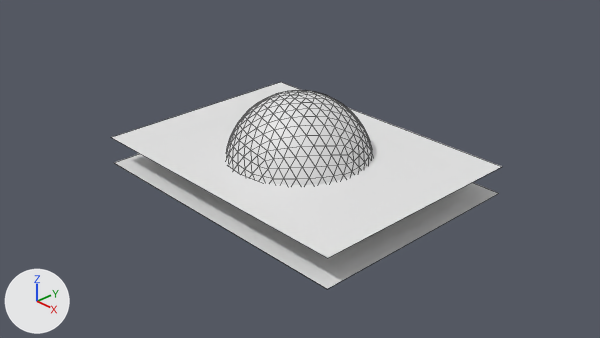
Before and after pictures for a commit that changed the Blender file pedestal.blend.
Camera for both pictures: the file's camera 'Camera'. The axes (+X, +Y, +Z) are drawn at lower left. The lights are the same throughout. The first picture is the older version. Mesh edges are drawn as thin lines.

The older version as bpy lines, for what is in view:
```python
me_icosphere_002 = bpy.data.meshes.new('Icosphere.002')
me_icosphere_002.from_pydata(...)  # an icosphere of 1280 faces spanning x -1.0..1.0, y -1.0..1.0, z -1.0..1.0
me_plane_006 = bpy.data.meshes.new('Plane.006')
me_plane_006.from_pydata([(-1.0, -1.0, 0.0), (1.0, -1.0, 0.0), (-1.0, 1.0, 0.0), (1.0, 1.0, 0.0)], [], [(0, 1, 3, 2)])
me_plane_007 = bpy.data.meshes.new('Plane.007')
me_plane_007.from_pydata([(1.0, -0.5, 0.0), (-1.0, 0.54, 0.0), (1.0, 0.54, 0.0), (0.0, -0.5, 0.0), (1.0, 0.51, 0.0), (0.0, 0.51, 0.0)], [(2, 1)], [(3, 0, 4, 5)])
ob_icosphere = bpy.data.objects.new('Icosphere', me_icosphere_002)
ob_icosphere.location = (0.0, 0.0, 0.0)
ob_plane = bpy.data.objects.new('Plane', me_plane_006)
ob_plane.location = (0.0, 0.0, 0.196)
ob_plane.scale = (2.13, 1.59, 1.0)
_m = ob_plane.modifiers.new('Mirror', 'MIRROR')
_m.use_axis = (False, False, True)
_m.mirror_object = ob_icosphere
ob_plane_001 = bpy.data.objects.new('Plane.001', me_plane_007)
ob_plane_001.location = (-0.002, -1.004, 0.0)
ob_plane_001.rotation_euler = (1.571, 0.0, 0.0)  # degrees (90, 0, 0)
ob_plane_001.scale = (0.386, 0.386, 0.386)
_m = ob_plane_001.modifiers.new('Mirror', 'MIRROR')
_m.mirror_object = ob_icosphere
_m = ob_plane_001.modifiers.new('Shrinkwrap', 'SHRINKWRAP')
_m.wrap_mode = 'ABOVE_SURFACE'
_m.target = ob_icosphere
_m.offset = 0.04
```
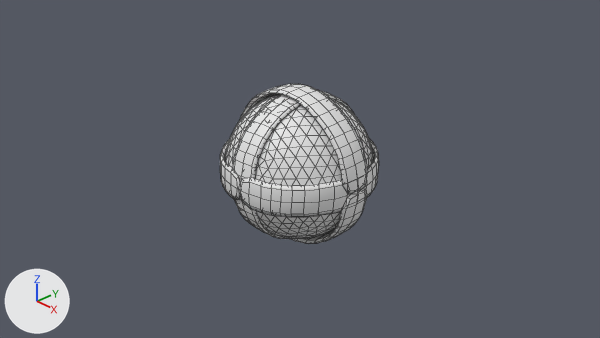
What the commit changed:
me_icosphere_002 has 642 vertices, 1280 faces and spans x -1.0..1.0, y -1.0..1.0, z -1.0..1.0.
me_icosphere_002 is used by ob_icosphere; location (0.0, 0.0, 0.0).
me_icosphere_002 part 1: all faces are now shaded smooth (1280 of 1280 changed).
me_plane_007 is used by ob_plane_001; location (-0.002, -1.004, 0.0); rotation (1.571, 0.0, 0.0), in degrees (90, 0, 0); scale (0.386, 0.386, 0.386).
me_plane_007 had 6 vertices, 1 face, 1 loose edge and spanned x -1.0..1.0, y -0.5..0.54, z 0.0.
me_plane_007 now has 1116 vertices, 1104 faces and spans x -2.73..2.68, y -2.69..2.69, z -2.67..2.62.
me_plane_007 part 2: the loose piece of 4 vertices spanning x 0.0..1.0, y -0.5..0.51, z 0.0 is deleted.
me_plane_007 part 3: 1116 vertices added at x -2.73..2.68, y -2.69..2.69, z -2.67..2.62.
me_plane_007 part 4: 1 vertex removed from x -1.0, y 0.54, z 0.0.
me_plane_007 part 5: 1 vertex removed from x 1.0, y 0.54, z 0.0.
me_plane_007 part 6: the surface is now shaded smooth.
Object 'Plane' (ob_plane) is now hidden.
Object 'Plane.001' (ob_plane_001) moves from (-0.002, -1.004, 0.0) to (0.0, 0.0, 0.0).
Object 'Plane.001' (ob_plane_001) loses its MIRROR modifier named 'Mirror'.
Modifier setting removed (it was mirror_object = ob_icosphere).
Object 'Plane.001' (ob_plane_001) loses its SHRINKWRAP modifier named 'Shrinkwrap'.
Modifier setting removed (it was wrap_mode = 'ABOVE_SURFACE').
Modifier setting removed (it was target = ob_icosphere).
Modifier setting removed (it was offset = 0.04).
Object 'Plane.001' (ob_plane_001) gains a SMOOTH modifier named 'Smooth'.
Modifier setting: factor = -2.621.

What differs and where, as boxes (x1, y1, x2, y2) in the pictures (600 x 338 px):
'Plane', hidden
    before: (111, 82, 502, 289)
'Plane.001', shading changed, reshaped, moved, modifiers changed (not visible before)
    after: (220, 84, 379, 243)
part 1 of me_icosphere_002, shading changed
    before: (226, 90, 373, 185)
    after: (225, 94, 373, 239)
part 3 of me_plane_007, added
    after: (220, 84, 379, 243)
